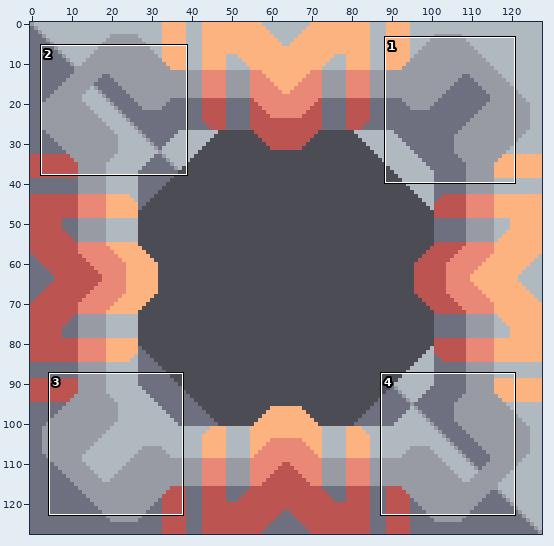
Two versions of one sprite sheet, core/assets-raw/sprites/blocks/drills/blast-drill.png. The first picture is a wide view before the edit; the outline marks the close-up.
Close-up. Old version:
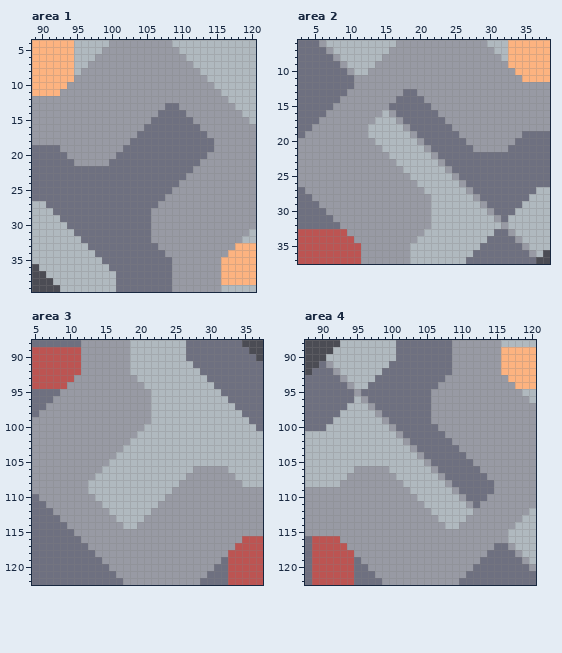
The file is 128x128 pixels. Colours within 5 levels of each other are drawn and written as one. Shown: area 1: x 89..120, y 4..39; area 2: x 3..38, y 6..37; area 3: x 5..37, y 88..122; area 4: x 88..120, y 88..122.
Now the later version:
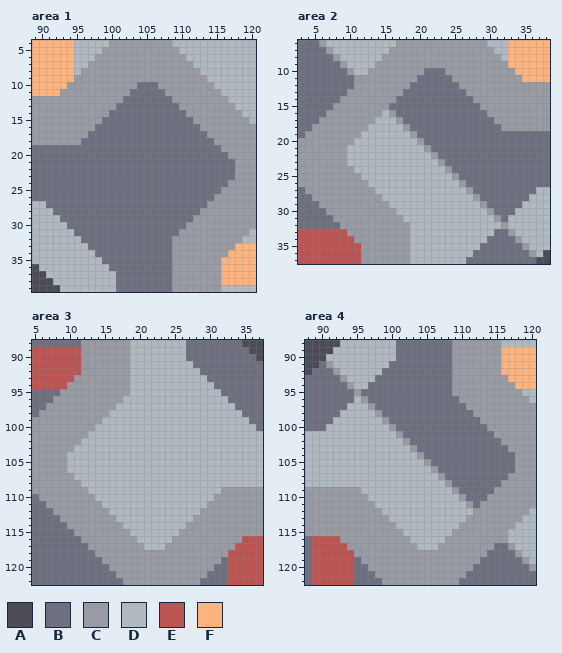
Palette (. is transparent): A #4b4c54  B #6e7080  C #989aa4  D #b0b9bf  E #bc5452  F #fdb380
Edits made:
Area 1:
y 10: x 104..106 CCC -> BBB
y 11: x 103..107 CCCCC -> BBBBB
y 12: x 102..108 CCCCCCC -> BBBBBBB
y 13: x 101..107 CCCCCCC -> BBBBBBB
y 14: x 100..106 CCCCCCC -> BBBBBBB
y 15: x 99..105 CCCCCCC -> BBBBBBB
y 16: x 98..104 CCCCCCC -> BBBBBBB
y 17: x 97..103 CCCCCCC -> BBBBBBB
y 18: x 96..102 CCCCCCC -> BBBBBBB
y 19: x 93..101 CCCCCCCCC -> BBBBBBBBB; x 115 C -> B
y 20: x 94..100 CCCCCCC -> BBBBBBB; x 114..116 CCC -> BBB
y 21: x 95..99 CCCCC -> BBBBB; x 113..117 CCCCC -> BBBBB
y 22: x 112..117 CCCCCC -> BBBBBB
y 23: x 111..117 CCCCCCC -> BBBBBBB
y 24: x 110..116 CCCCCCC -> BBBBBBB
y 25: x 109..115 CCCCCCC -> BBBBBBB
y 26: x 108..114 CCCCCCC -> BBBBBBB
y 27: x 107..113 CCCCCCC -> BBBBBBB
y 28: x 106..112 CCCCCCC -> BBBBBBB
y 29: x 106..111 CCCCCC -> BBBBBB
y 30: x 106..110 CCCCC -> BBBBB
y 31: x 106..109 CCCC -> BBBB
y 32: x 106..108 CCC -> BBB
y 33: x 107..108 CC -> BB
y 34: x 108 C -> B
Area 2:
y 10: x 21..23 CCC -> BBB
y 11: x 20..24 CCCCC -> BBBBB
y 12: x 19..25 CCCCCCC -> BBBBBBB
y 13: x 20..26 CCCCCCC -> BBBBBBB
y 14: x 21..27 CCCCCCC -> BBBBBBB
y 15: x 22..28 CCCCCCC -> BBBBBBB
y 16: x 23..29 CCCCCCC -> BBBBBBB
y 17: x 24..30 CCCCCCC -> BBBBBBB
y 18: x 25..31 CCCCCCC -> BBBBBBB
y 19: x 12 C -> D; x 26..34 CCCCCCCCC -> BBBBBBBBB
y 20: x 11..13 CCC -> DDD; x 27..33 CCCCCCC -> BBBBBBB
y 21: x 10..14 CCCCC -> DDDDD; x 28..32 CCCCC -> BBBBB
y 22: x 10..15 CCCCCC -> DDDDDD
y 23: x 10..16 CCCCCCC -> DDDDDDD
y 24: x 11..17 CCCCCCC -> DDDDDDD
y 25: x 12..18 CCCCCCC -> DDDDDDD
y 26: x 13..19 CCCCCCC -> DDDDDDD
y 27: x 14..20 CCCCCCC -> DDDDDDD
y 28: x 15..21 CCCCCCC -> DDDDDDD
y 29: x 16..21 CCCCCC -> DDDDDD
y 30: x 17..21 CCCCC -> DDDDD
y 31: x 18..21 CCCC -> DDDD
y 32: x 19..21 CCC -> DDD
y 33: x 19..20 CC -> DD
y 34: x 19 C -> D
Area 3:
y 93: x 19 C -> D
y 94: x 19..20 CC -> DD
y 95: x 19..21 CCC -> DDD
y 96: x 18..21 CCCC -> DDDD
y 97: x 17..21 CCCCC -> DDDDD
y 98: x 16..21 CCCCCC -> DDDDDD
y 99: x 15..21 CCCCCCC -> DDDDDDD
y 100: x 14..20 CCCCCCC -> DDDDDDD
y 101: x 13..19 CCCCCCC -> DDDDDDD
y 102: x 12..18 CCCCCCC -> DDDDDDD
y 103: x 11..17 CCCCCCC -> DDDDDDD
y 104: x 10..16 CCCCCCC -> DDDDDDD
y 105: x 10..15 CCCCCC -> DDDDDD
y 106: x 10..14 CCCCC -> DDDDD; x 28..32 CCCCC -> DDDDD
y 107: x 11..13 CCC -> DDD; x 27..33 CCCCCCC -> DDDDDDD
y 108: x 12 C -> D; x 26..34 CCCCCCCCC -> DDDDDDDDD
y 109: x 25..31 CCCCCCC -> DDDDDDD
y 110: x 24..30 CCCCCCC -> DDDDDDD
y 111: x 23..29 CCCCCCC -> DDDDDDD
y 112: x 22..28 CCCCCCC -> DDDDDDD
y 113: x 21..27 CCCCCCC -> DDDDDDD
y 114: x 20..26 CCCCCCC -> DDDDDDD
y 115: x 19..25 CCCCCCC -> DDDDDDD
y 116: x 20..24 CCCCC -> DDDDD
y 117: x 21..23 CCC -> DDD
Area 4:
y 93: x 108 C -> B
y 94: x 107..108 CC -> BB
y 95: x 106..108 CCC -> BBB
y 96: x 106..109 CCCC -> BBBB
y 97: x 106..110 CCCCC -> BBBBB
y 98: x 106..111 CCCCCC -> BBBBBB
y 99: x 106..112 CCCCCCC -> BBBBBBB
y 100: x 107..113 CCCCCCC -> BBBBBBB
y 101: x 108..114 CCCCCCC -> BBBBBBB
y 102: x 109..115 CCCCCCC -> BBBBBBB
y 103: x 110..116 CCCCCCC -> BBBBBBB
y 104: x 111..117 CCCCCCC -> BBBBBBB
y 105: x 112..117 CCCCCC -> BBBBBB
y 106: x 95..99 CCCCC -> DDDDD; x 113..117 CCCCC -> BBBBB
y 107: x 94..100 CCCCCCC -> DDDDDDD; x 114..116 CCC -> BBB
y 108: x 93..101 CCCCCCCCC -> DDDDDDDDD; x 115 C -> B
y 109: x 96..102 CCCCCCC -> DDDDDDD
y 110: x 97..103 CCCCCCC -> DDDDDDD
y 111: x 98..104 CCCCCCC -> DDDDDDD
y 112: x 99..105 CCCCCCC -> DDDDDDD
y 113: x 100..106 CCCCCCC -> DDDDDDD
y 114: x 101..107 CCCCCCC -> DDDDDDD
y 115: x 102..108 CCCCCCC -> DDDDDDD
y 116: x 103..107 CCCCC -> DDDDD
y 117: x 104..106 CCC -> DDD
